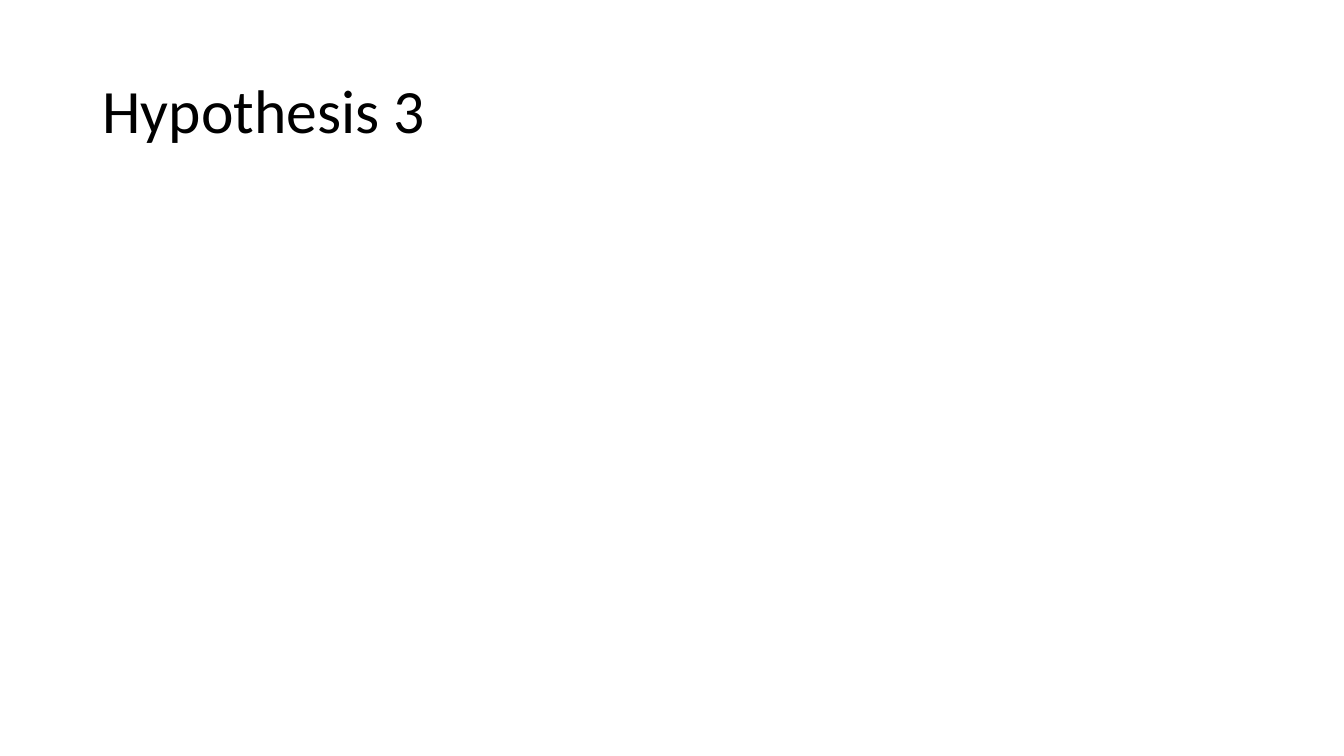
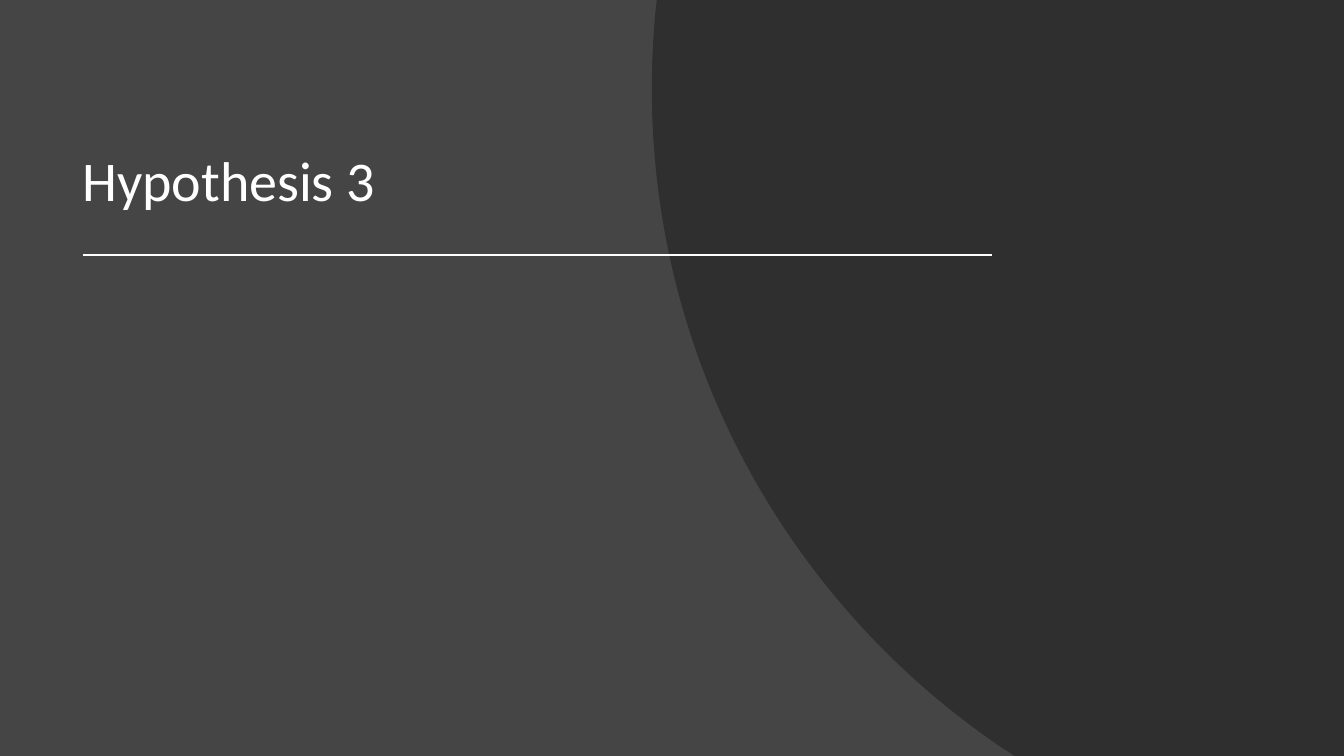
Before and after one commit to jirvingphd/dsc-2-final-project-online-ds-ft-021119, a slide deck: slide 8 of Northwind Sales Analysis + Recommendations.pptx (slide 7 before the commit). Drawn at 1344x756 pixels with LibreOffice and Linux fonts; fonts in the diff are those of the drawing. Boxes give left, top, right and bottom in pixels: in the first picture for what was removed or moved away, otherwise in the second. Text is boxed around its words. In the diff, an @@ line names an element or a change of style, - is before the commit and + after.

```diff
--- a/Northwind Sales Analysis + Recommendations.pptx
+++ b/Northwind Sales Analysis + Recommendations.pptx
@@ background #FFFFFF to #454545 @@
@@ freeform shape added at (x1=652, y1=0, x2=1344, y2=756), fill #262626 at 70% opacity @@
@@ title "Hypothesis 3" moved from (x1=102, y1=90, x2=424, y2=143) to (x1=82, y1=162, x2=374, y2=210) @@
@@ title "Hypothesis 3" at (x1=82, y1=162, x2=374, y2=210): size 44 to 40 pt, text colour #000000 to #FFFFFF; vertical alignment middle to bottom @@
@@ line added from (85, 255) to (992, 255), #FFFFFF 1.5 pt @@
```
Also in this commit, not shown: 3 other slides changed, 9 slides added, 4 slides removed, 49 other files.
